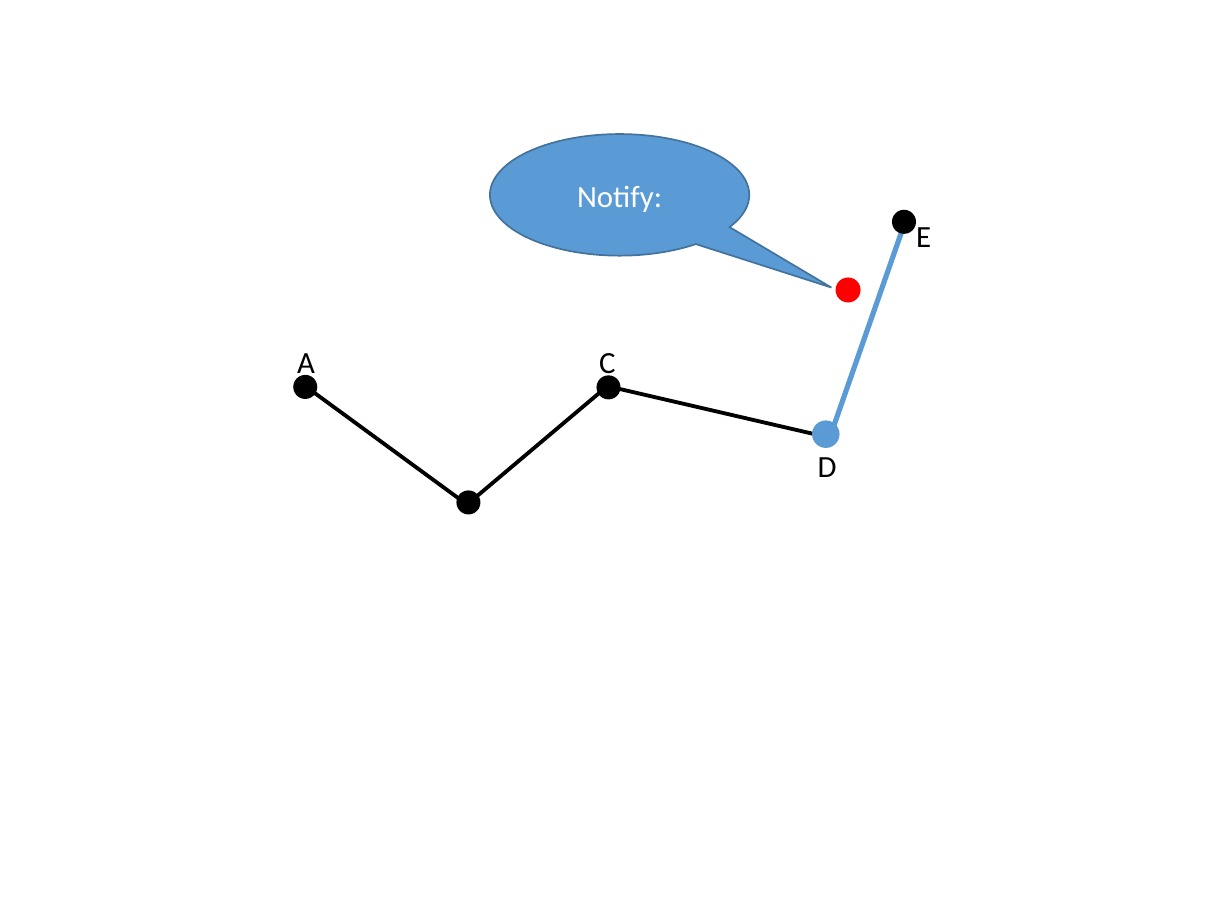
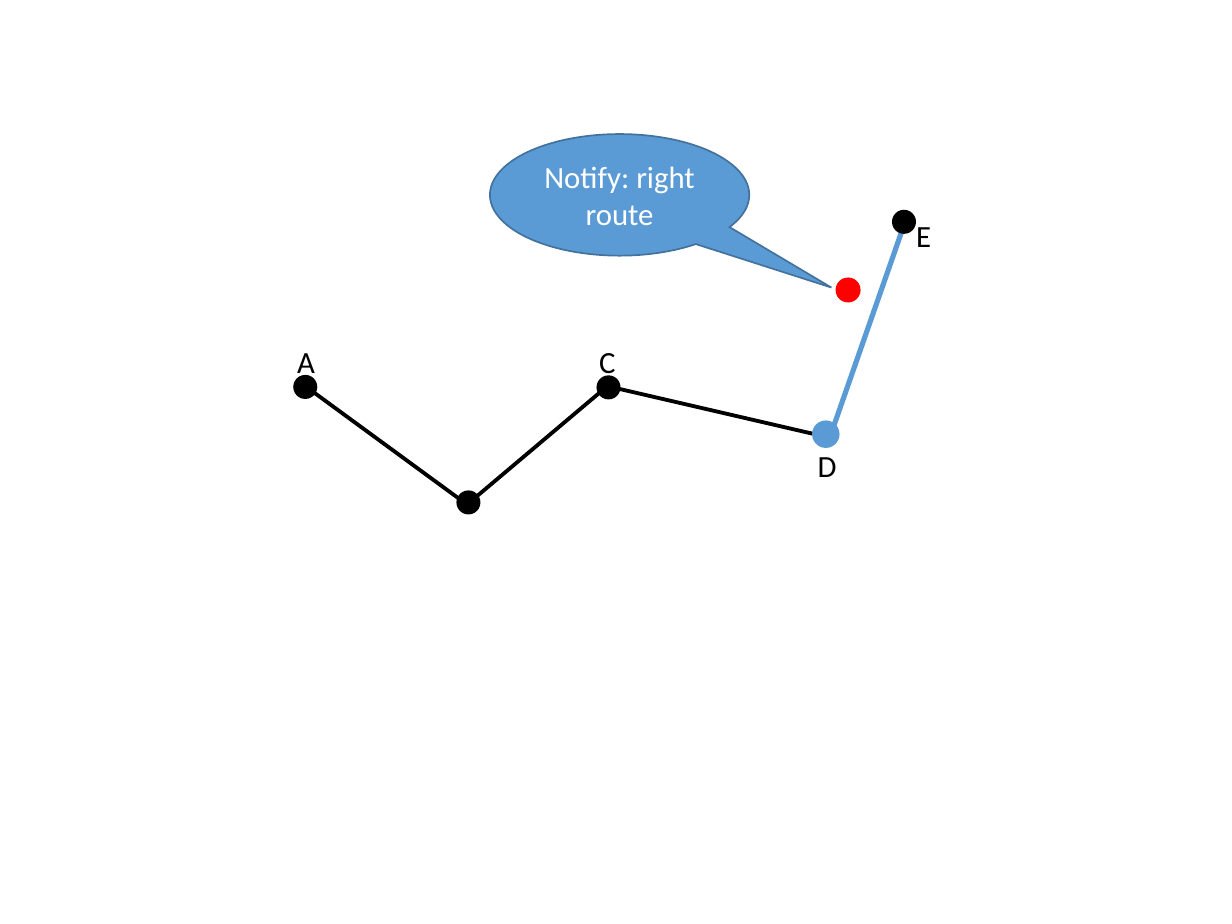
Before and after one commit to hqt/street-router, a slide deck: slide 20 of Document/presentation/nam/notify wrong way.pptx. Drawn at 1232x924 pixels with LibreOffice and Linux fonts; fonts in the diff are those of the drawing. Boxes give left, top, right and bottom in pixels: in the first picture for what was removed or moved away, otherwise in the second. Text is boxed around its words. In the diff, an @@ line names an element or a change of style, - is before the commit and + after.

```diff
--- a/Document/presentation/nam/notify wrong way.pptx
+++ b/Document/presentation/nam/notify wrong way.pptx
@@ text in speech bubble at bbox=[544, 166, 694, 225]: text changed @@
-Notify:
+Notify: right route
```
Also in this commit, not shown: 4 other slides changed.
